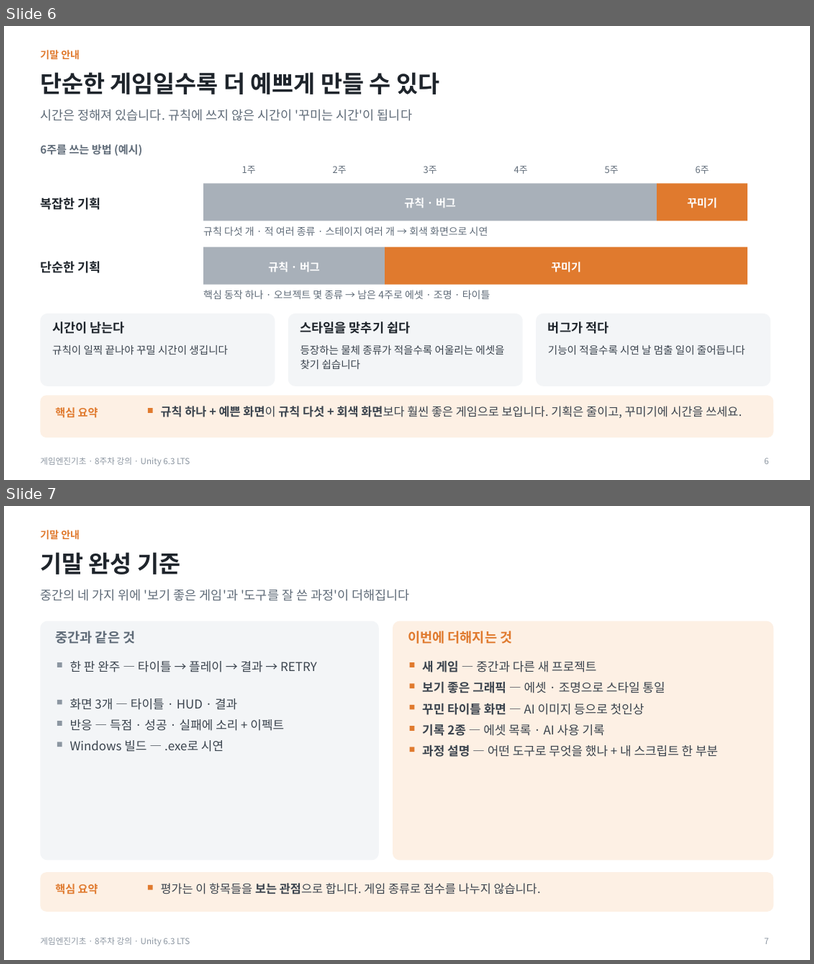
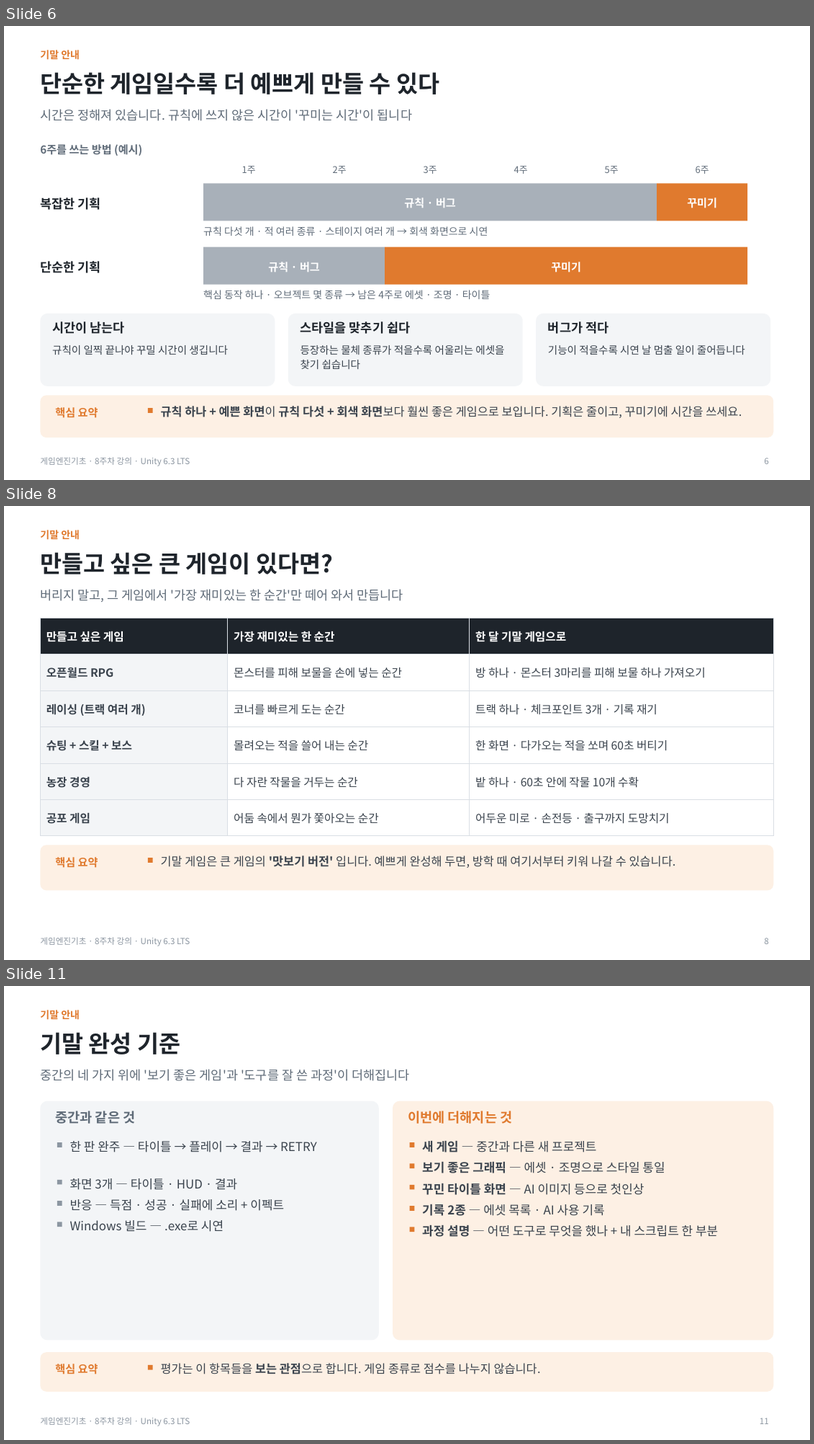
Before and after one commit to iplay-garden/game-engine-basics, a slide deck: 8주차/한국어/게임엔진기초_8주차_오프라인_강의슬라이드.pptx. Shown one above the other, each under a label of ours: slides 6 and 7 before the commit, slides 6, 8 and 11 after it; the slides between them are not shown. The pictures are 814x964 and 814x1444 pixels, drawn with LibreOffice and Linux fonts; fonts in the diff are those of the drawing. Boxes give left, top, right and bottom in pixels: in the first picture for what was removed or moved away, otherwise in the second. Text is boxed around its words. In the diff, an @@ line names an element or a change of style, - is before the commit and + after.

```diff
--- a/8주차/한국어/게임엔진기초_8주차_오프라인_강의슬라이드.pptx
+++ b/8주차/한국어/게임엔진기초_8주차_오프라인_강의슬라이드.pptx
@@ slide 8 added at box(4, 506, 810, 960), background #FFFFFF; not listed: 1 template element that a slide beside it also shows @@
@@ text added at box(40, 530, 80, 540), 12 pt, text #E07A2E, bold @@
+기말 안내
@@ title added at box(40, 552, 333, 574), 28 pt, text #1E242B, bold @@
+만들고 싶은 큰 게임이 있다면?
@@ text added at box(40, 589, 403, 602), 15 pt, text #5F6B78 @@
+버리지 말고, 그 게임에서 '가장 재미있는 한 순간'만 떼어 와서 만듭니다
@@ table added at box(40, 618, 774, 826), 6 rows, 3 columns @@
+만들고 싶은 게임 | 가장 재미있는 한 순간 | 한 달 기말 게임으로
+오픈월드 RPG | 몬스터를 피해 보물을 손에 넣는 순간 | 방 하나 · 몬스터 3마리를 피해 보물 하나 가져오기
+레이싱 (트랙 여러 개) | 코너를 빠르게 도는 순간 | 트랙 하나 · 체크포인트 3개 · 기록 재기
+슈팅 + 스킬 + 보스 | 몰려오는 적을 쓸어 내는 순간 | 한 화면 · 다가오는 적을 쏘며 60초 버티기
+농장 경영 | 다 자란 작물을 거두는 순간 | 밭 하나 · 60초 안에 작물 10개 수확
+공포 게임 | 어둠 속에서 뭔가 쫓아오는 순간 | 어두운 미로 · 손전등 · 출구까지 도망치기
@@ rounded rectangle added at box(40, 845, 774, 890), fill #FDF0E4 @@
@@ text added at box(55, 857, 98, 867), 13 pt, text #E07A2E, bold @@
+핵심 요약
@@ rectangle added at box(148, 857, 153, 862), fill #E07A2E @@
@@ text added at box(161, 855, 676, 867), 14 pt, text #3A434D @@
+기말 게임은 큰 게임의 '맛보기 버전' 입니다. 예쁘게 완성해 두면, 방학 때 여기서부터 키워 나갈 수 있습니다.
@@ page number added at box(764, 937, 769, 944), 10 pt, text #8C96A1 @@
+8
@@ what was slide 7 is now slide 11 @@
@@ page number at box(760, 1417, 769, 1424): text changed @@
-7
+11
```
Also in this commit, not shown: 4 slides changed, 4 other slides added, 3 other files.
